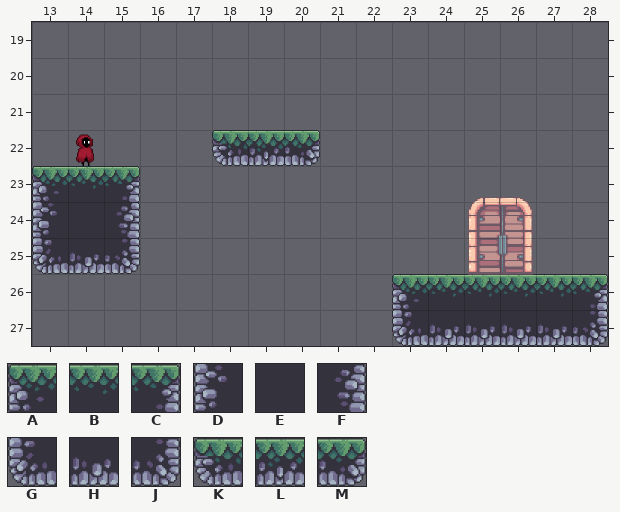
A Tiled map gets an edit: data/levels/2.tmx. The picture above was drawn from the file before the commit.
Cells are 64x64 px. Shown: x 13..28, y 19..27.
Key: from "outside": A 0, B 1, C 2, D 12, E 13, F 14, G 24, H 25, J 26, K 36, L 37, M 38.
_ is an empty cell.
Objects are placed by their top-left corner, in cells (3,4 is the top-left corner of cell 3,4); size is 1x1 cell unless given.
Layers that did not change in this view are not listed.
Layer "terrain" before, first column x 13:
19 ________________
20 ________________
21 ________________
22 _____KLM________
23 ABC_____________
24 DEF_____________
25 GHJ_____________
26 __________ABBBBC
27 __________GHHHHJ
The result:
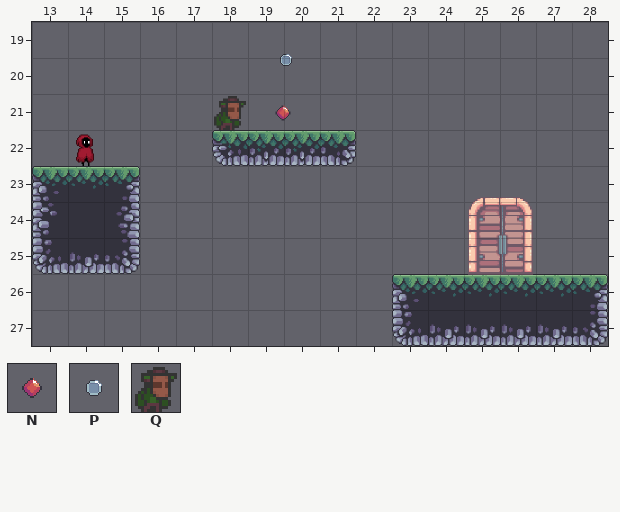
Further tiles: from "items": N 0 "diamond", P 3 "silver"; from "objects": Q 2 "goblin".
Difference:
Layer "terrain":
y 22: x 20..21 M_ -> LM
Layer "items":
added: P "silver" at 19.6,19.6
added: N "diamond" at 19.5,21
Layer "enemies":
added: Q "goblin" at 18,21
Where, in picture pixels (left, top, right, bottom), the same in both pictures:
added: (280, 54, 292, 66)
added: (214, 96, 246, 130)
changed: (275, 105, 356, 166)
